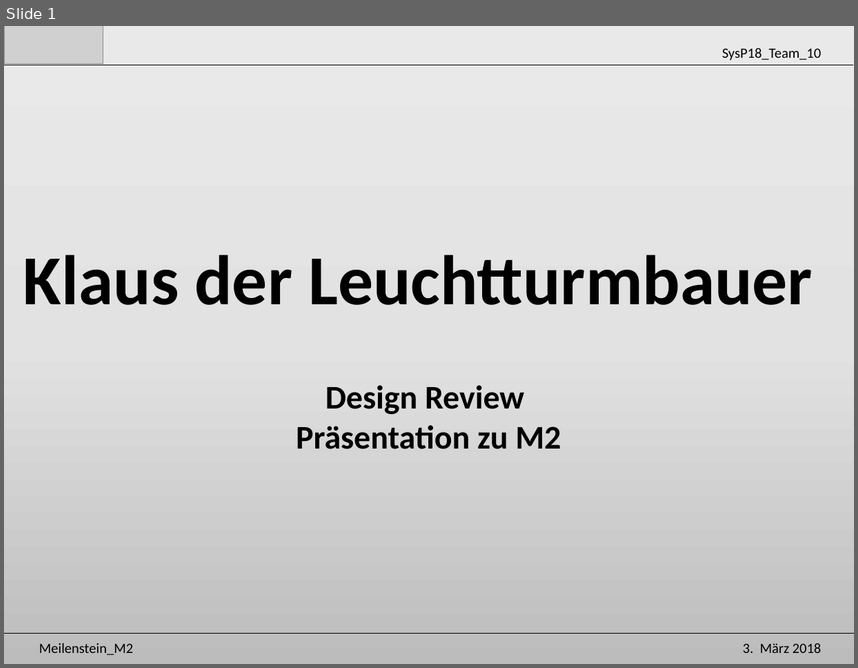
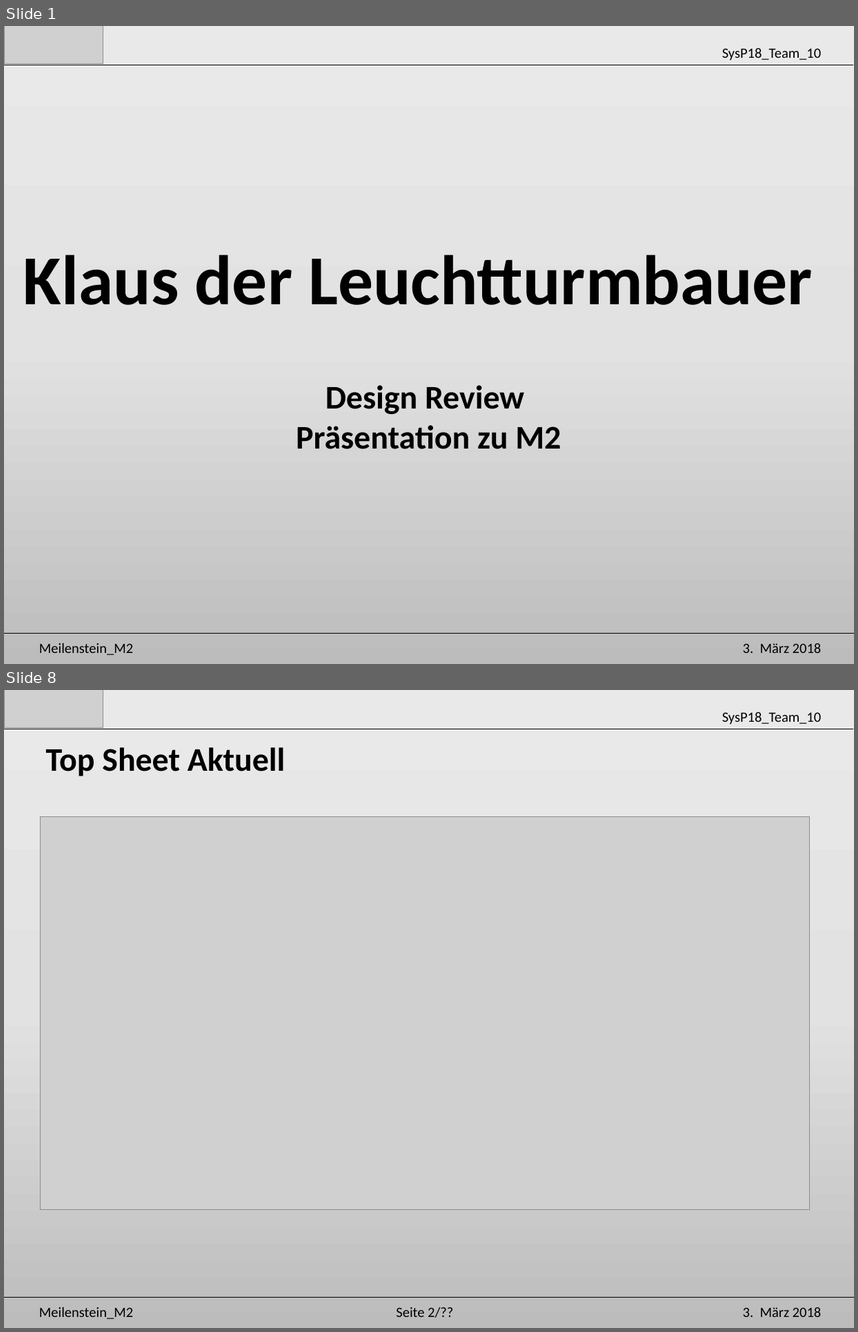
Before and after one commit to Unaqwyn/SysP18_1cv, a slide deck: 01_Organisation/02_Meilensteine/m2/Praesentation_m2.pptx. Shown one above the other, each under a label of ours: slide 1 before the commit, slides 1 and 8 after it; the slides between them are not shown. The pictures are 858x668 and 858x1332 pixels, drawn with LibreOffice and Linux fonts; fonts in the diff are those of the drawing; grey boxes stand for pictures. Boxes give left, top, right and bottom in pixels: in the first picture for what was removed or moved away, otherwise in the second. Text is boxed around its words. In the diff, an @@ line names an element or a change of style, - is before the commit and + after.

```diff
--- a/01_Organisation/02_Meilensteine/m2/Praesentation_m2.pptx
+++ b/01_Organisation/02_Meilensteine/m2/Praesentation_m2.pptx
@@ slide 8 added at (4, 690, 854, 1328), background gradient #EBEAEA to #E4E3E3 to #BDBCBC @@
@@ picture added at (4, 690, 103, 727) @@
@@ line added from (4, 729) to (853, 729), #000000 0.5 pt @@
@@ text added at (722, 712, 821, 724), 12 pt, text #000000 @@
+SysP18_Team_10
@@ text added at (46, 747, 286, 776), 28 pt, text #000000, bold @@
+Top Sheet Aktuell
@@ picture added at (40, 817, 810, 1209) @@
@@ line added from (4, 1297) to (854, 1297), #000000 0.5 pt @@
@@ text added at (39, 1306, 133, 1319), 12 pt, text #000000 @@
+Meilenstein_M2
@@ text added at (396, 1307, 453, 1317), 12 pt, text #000000 @@
+Seite 2/??
@@ text added at (743, 1307, 822, 1317), 12 pt, text #000000 @@
+3. März 2018
```
Also in this commit, not shown: 3 slides changed, 16 other slides added, 14 other files.
